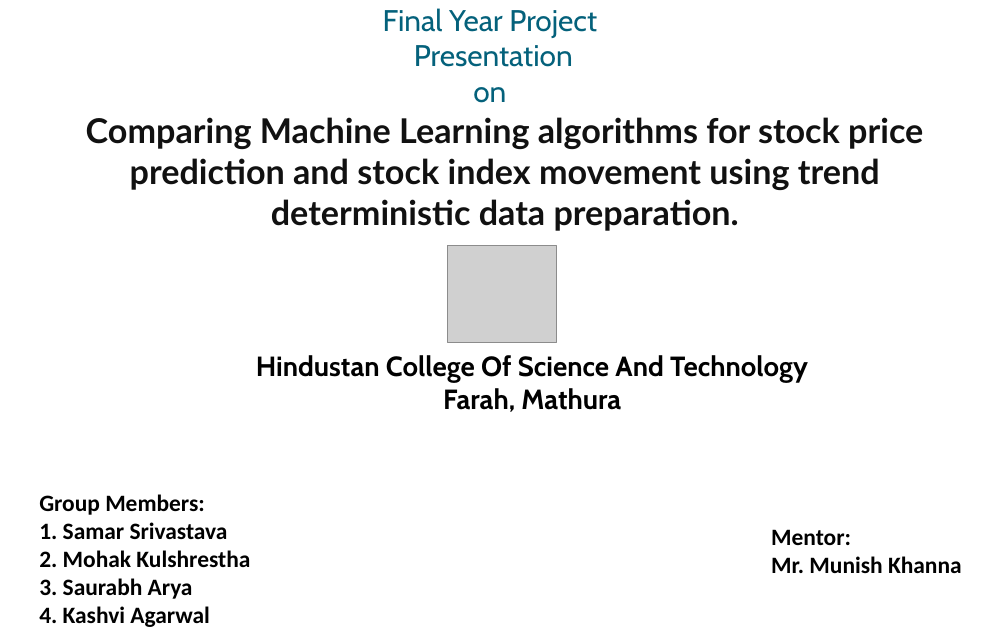
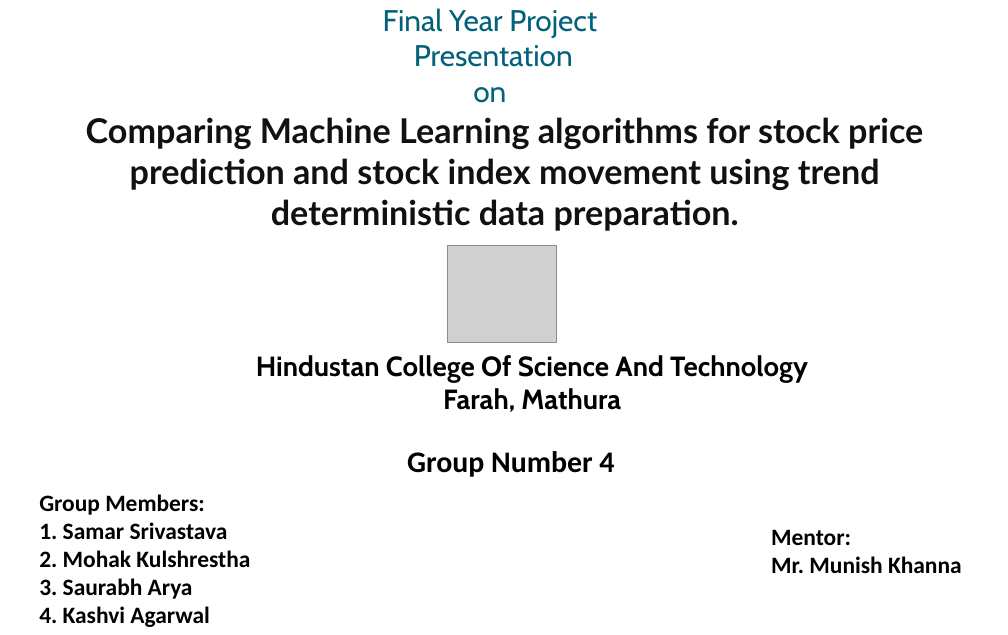
Before and after one commit to samacker77/Major-Project-Final, a slide deck: slide 1 of Presentations/01 - Presentation 15 Oct 2018.pptx. Drawn at 1008x635 pixels with LibreOffice and Linux fonts; fonts in the diff are those of the drawing; grey boxes stand for pictures; background and template pictures are left out. Boxes give left, top, right and bottom in pixels: in the first picture for what was removed or moved away, otherwise in the second. Text is boxed around its words. In the diff, an @@ line names an element or a change of style, - is before the commit and + after.

Commit message:
Changes in PPT

```diff
--- a/Presentations/01 - Presentation 15 Oct 2018.pptx
+++ b/Presentations/01 - Presentation 15 Oct 2018.pptx
@@ text added at <box>407,451,614,477</box>, 28 pt, text #000000, bold @@
+Group Number 4
```
Also in this commit, not shown: 1 other file.
